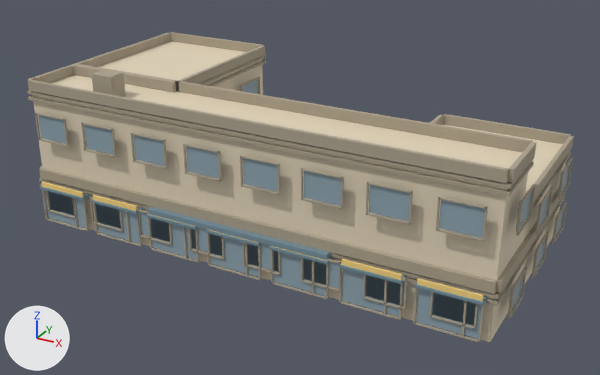
A saved change to the glTF model public/buildings/commercial_4x2_court.glb.
Before and after are seen from a 50 mm lens placed at (39.3, -36.3, 24.5), pointed at (15.8, 6.4, 3.1). Arrows for +X, +Y and +Z are at lower left; the lights stay in place. The picture after the commit comes second. Vertices at exactly the same position are counted once.

Names of what the first picture shows: 'commercial_4x2_court_0'.
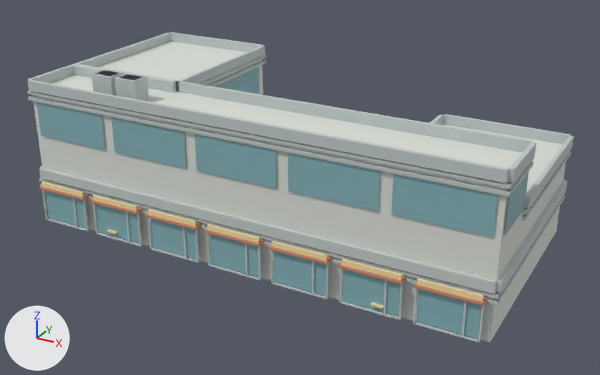
The edits, one by one:
Material 'commercial_4x2_court_wall' (mat_commercial_4x2_court_wall) changes colour from beige #e2d4ba to light grey #daded7; in linear values from (0.76, 0.66, 0.49) to (0.7, 0.73, 0.68).
Material 'commercial_4x2_court_trim' (mat_commercial_4x2_court_trim) changes colour from beige #ada28e to light grey #c0cac8; in linear values from (0.418, 0.363, 0.27) to (0.53, 0.59, 0.58).
Material 'commercial_4x2_court_sign' (mat_commercial_4x2_court_sign) changes colour from yellow #f6d481 to beige #f0dda6; in linear values from (0.92, 0.66, 0.22) to (0.87, 0.72, 0.38).
Material 'commercial_4x2_court_awning' (mat_commercial_4x2_court_awning) changes colour from greyish blue #76909e to beige #d48b6c; in linear values from (0.18, 0.28, 0.34) to (0.66, 0.26, 0.15).
me_commercial_4x2_court_0 is used by ob_commercial_4x2_court_0; location (0.0, 0.0, 0.0).
me_commercial_4x2_court_0 had 3054 vertices, 4680 faces and spanned x -0.6..31.1, y -0.8..15.1, z 0.0..10.5.
me_commercial_4x2_court_0 now has 948 vertices, 1452 faces and spans x -0.2..30.8, y -0.8..14.8, z 0.0..10.5.
me_commercial_4x2_court_0 part 1: a new loose piece, a box spanning x 0.0..30.5, y -0.1..0.0, z 8.25..8.38, in mat_commercial_4x2_court_trim (light grey #c0cac8).
me_commercial_4x2_court_0 part 2: a new loose piece, a box spanning x 6.4..7.9, y 0.6..1.8, z 9.0..10.5, in mat_commercial_4x2_court_trim (light grey #c0cac8).
me_commercial_4x2_court_0 part 3: a new loose piece, a box spanning x 24.05..24.75, y -0.68..-0.1, z 0.65..0.76, in mat_commercial_4x2_court_sign (beige #f0dda6).
me_commercial_4x2_court_0 part 4: 278 loose pieces with 2224 vertices, spanning x -0.6..31.1, y -0.6..15.1, z 0.9..7.7, are deleted.
Part 5, on me_commercial_4x2_court_0:
23 vertices are removed from x 8.3..22.2, y -0.6..4.7, z 2.7..6.0.
50 faces are deleted.
53 vertices are added at x -0.1..30.6, y -0.1..14.6, z 6.0..10.5.
32 new vertices lie (0.0, 0.0, 2.2) away from vertices in x -0.1..30.6, y -0.1..14.6, z 6.0.
24 new faces join them, mat_commercial_4x2_court_trim (light grey #c0cac8).
36 new faces join them, mat_commercial_4x2_court_glass (cyan #86b3ba).
14 new faces join them, mat_commercial_4x2_court_sign (beige #f0dda6).
Other edits to the shape of me_commercial_4x2_court_0 do not show in these pictures.

Where the change shows, as pixel boxes (x1, y1, x2, y2) in the pictures (600 x 375 px; the box of a moved part takes in the faces that stretch with it):
'commercial_4x2_court_0', recoloured, reshaped (beige to light grey): (27, 32, 574, 343) in both
part 1 of me_commercial_4x2_court_0, added: after (32, 101, 506, 197)
part 2 of me_commercial_4x2_court_0, added: after (115, 73, 149, 101)
part 3 of me_commercial_4x2_court_0, added: after (370, 302, 384, 309)
part 4 of me_commercial_4x2_court_0, deleted: before (35, 77, 573, 329)
part 5 of me_commercial_4x2_court_0, moved or reshaped: before (95, 200, 401, 280); after (37, 67, 529, 280)
